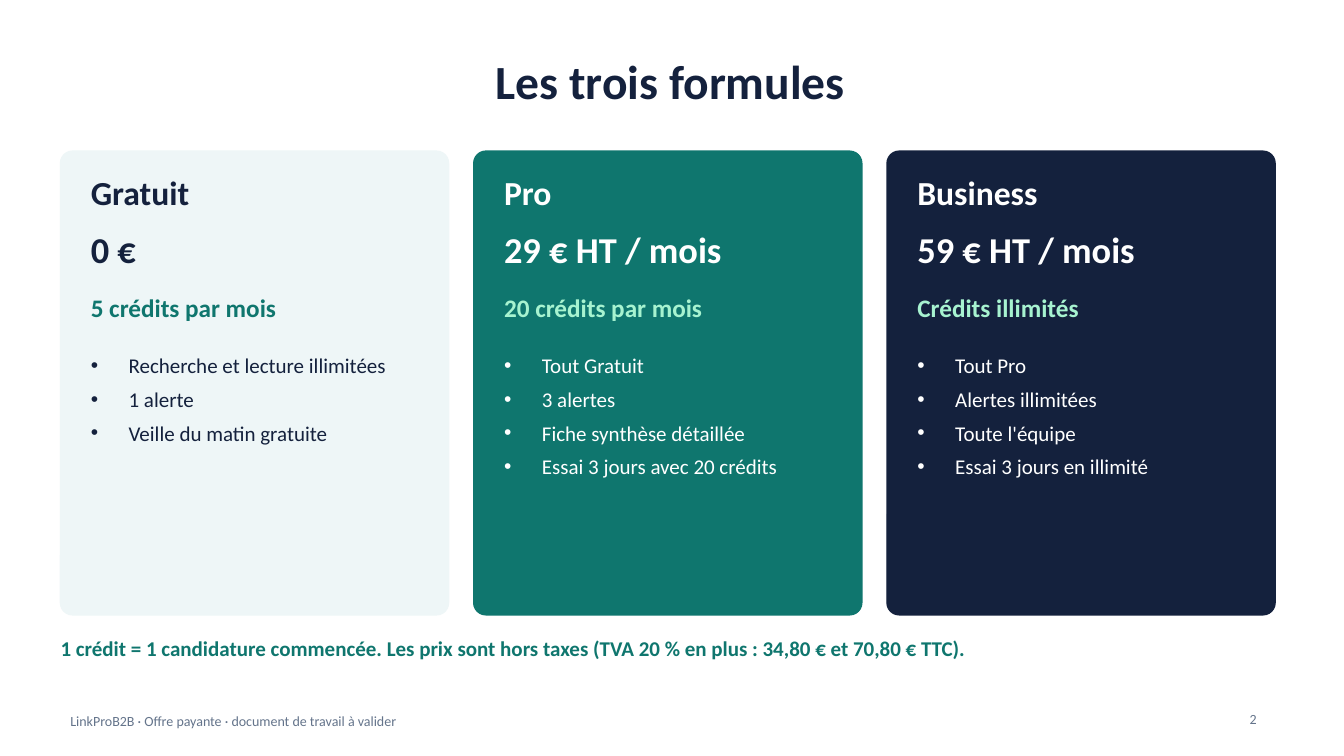
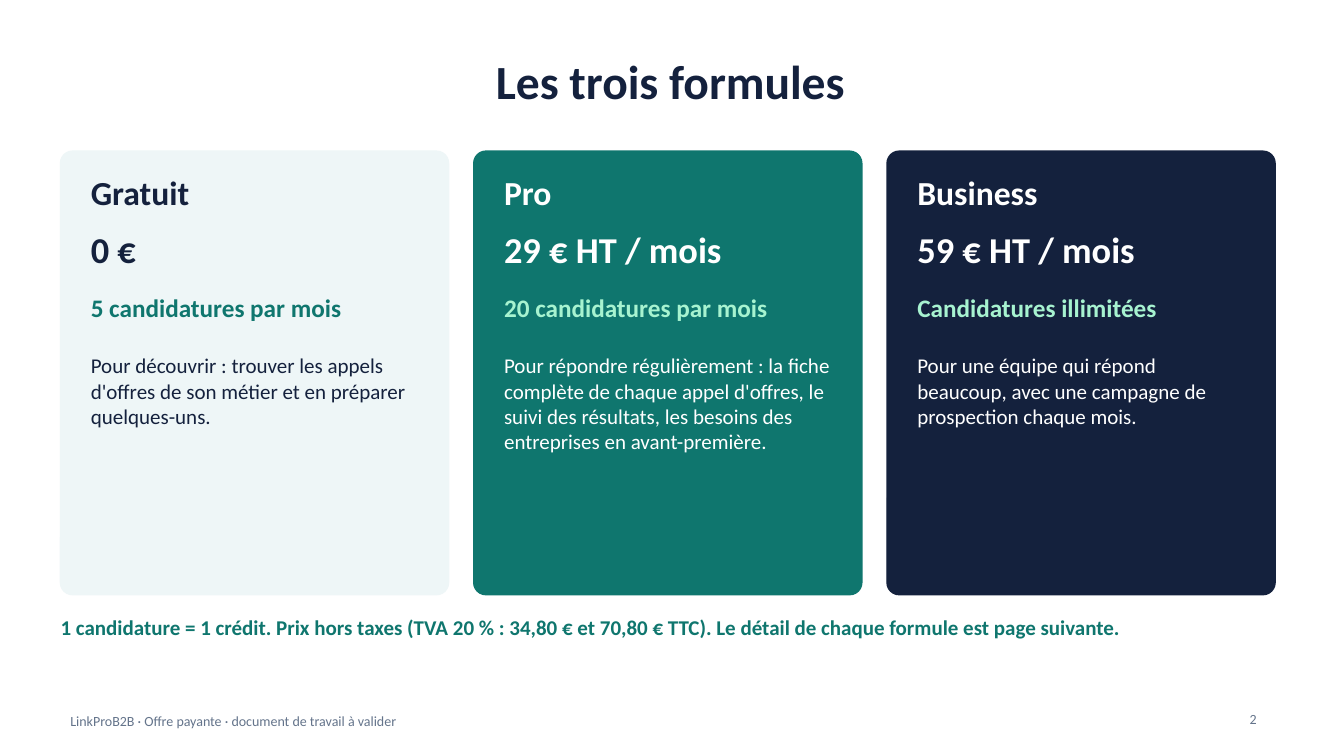
Before and after one commit to NAGAGNON/agora-b2b-plateform, a slide deck: slide 2 of docs/offre-payante-lancement.pptx. Drawn at 1344x756 pixels with LibreOffice and Linux fonts; fonts in the diff are those of the drawing. Boxes give left, top, right and bottom in pixels: in the first picture for what was removed or moved away, otherwise in the second. Text is boxed around its words. In the diff, an @@ line names an element or a change of style, - is before the commit and + after.

```diff
--- a/docs/offre-payante-lancement.pptx
+++ b/docs/offre-payante-lancement.pptx
@@ rounded rectangle: place and size @@
-rounded rectangle at <box>60,151,449,615</box>
+rounded rectangle at <box>60,151,449,595</box>
@@ rounded rectangle: place and size @@
-rounded rectangle at <box>474,151,862,615</box>
+rounded rectangle at <box>474,151,862,595</box>
@@ rounded rectangle: place and size @@
-rounded rectangle at <box>887,151,1275,615</box>
+rounded rectangle at <box>887,151,1275,595</box>
@@ text at <box>91,299,341,321</box>: text changed @@
-5 crédits par mois
+5 candidatures par mois
@@ text at <box>504,299,767,321</box>: text changed @@
-20 crédits par mois
+20 candidatures par mois
@@ text at <box>917,299,1156,317</box>: text changed @@
-Crédits illimités
+Candidatures illimitées
@@ text at <box>91,358,405,428</box>: text changed @@
-• Recherche et lecture illimitées
-• 1 alerte
-• Veille du matin gratuite
+Pour découvrir : trouver les appels d'offres de son métier et en préparer quelques-uns.
@@ text at <box>504,358,829,453</box>: text changed @@
-• Tout Gratuit
-• 3 alertes
-• Fiche synthèse détaillée
-• Essai 3 jours avec 20 crédits
+Pour répondre régulièrement : la fiche complète de chaque appel d'offres, le suivi des résultats, les besoins des entreprises en avant-première.
@@ text at <box>917,358,1206,428</box>: text changed @@
-• Tout Pro
-• Alertes illimitées
-• Toute l'équipe
-• Essai 3 jours en illimité
+Pour une équipe qui répond beaucoup, avec une campagne de prospection chaque mois.
@@ text at <box>61,619,1120,639</box>: text changed @@
-1 crédit = 1 candidature commencée. Les prix sont hors taxes (TVA 20 % en plus : 34,80 € et 70,80 € TTC).
+1 candidature = 1 crédit. Prix hors taxes (TVA 20 % : 34,80 € et 70,80 € TTC). Le détail de chaque formule est page suivante.
```
Also in this commit, not shown: 1 slide added, 1 other file.
